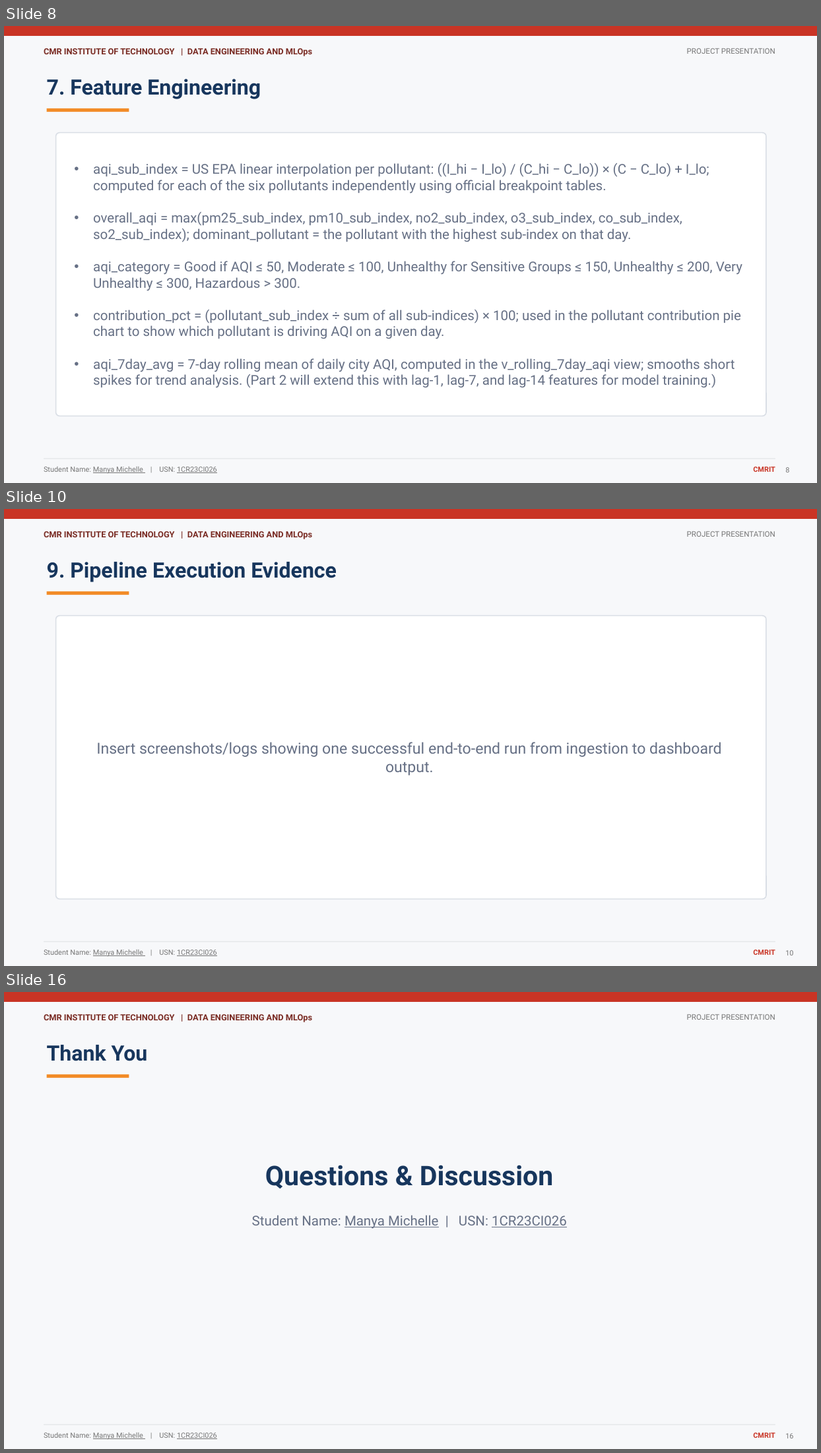
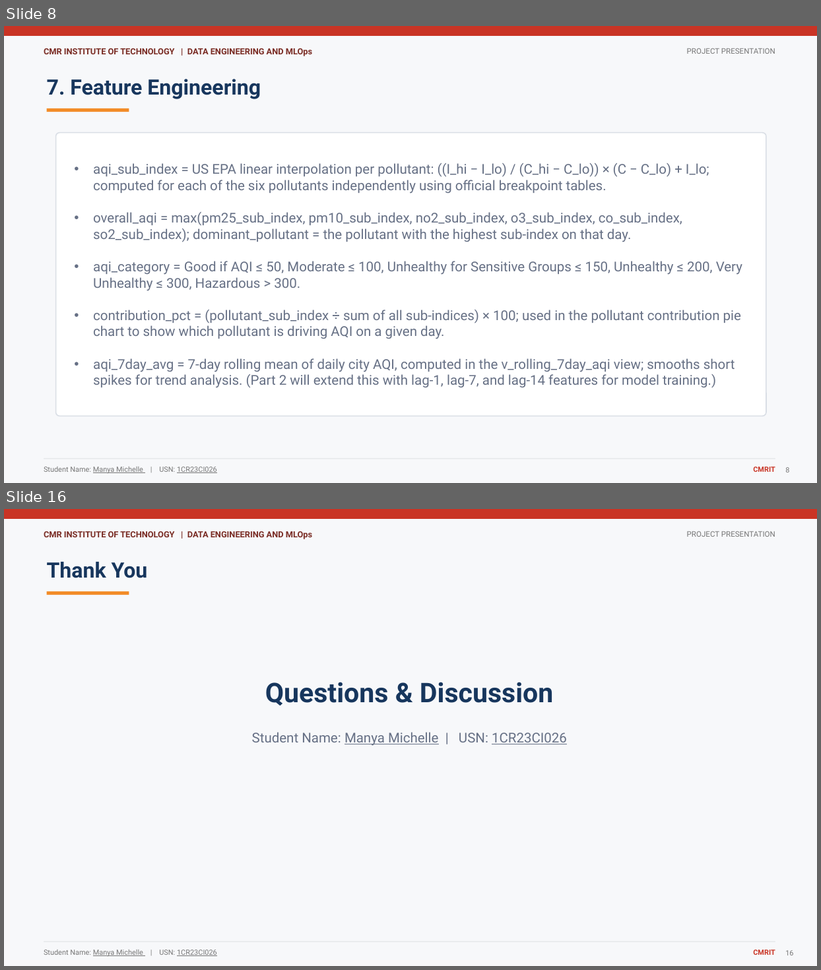
Before and after one commit to justaguy1337/mlops, a slide deck: Presentation_Template.pptx. Shown one above the other, each under a label of ours: slides 8, 10 and 16 before the commit, slides 8 and 16 after it; the slides between them are not shown. The pictures are 821x1453 and 821x970 pixels, drawn with LibreOffice and Linux fonts; fonts in the diff are those of the drawing. Boxes give left, top, right and bottom in pixels: in the first picture for what was removed or moved away, otherwise in the second. Text is boxed around its words. In the diff, an @@ line names an element or a change of style, - is before the commit and + after.

```diff
--- a/Presentation_Template.pptx
+++ b/Presentation_Template.pptx
@@ slide 10 removed at (x1=4, y1=509, x2=817, y2=966), background #F7F8FA; not listed: 6 template elements that a slide beside it also shows @@
@@ text removed at (x1=47, y1=562, x2=337, y2=582) @@
-9. Pipeline Execution Evidence
@@ line removed from (47, 593) to (129, 593) @@
@@ rounded rectangle removed at (x1=56, y1=616, x2=766, y2=900) @@
@@ text removed at (x1=96, y1=742, x2=721, y2=776) @@
-Insert screenshots/logs showing one successful end-to-end run from ingestion to dashboard output.
@@ page number removed at (x1=785, y1=951, x2=793, y2=956) @@
-10
```
Also in this commit, not shown: 5 slides changed, 2 slides added, 1 other slide removed, 1 other file.
